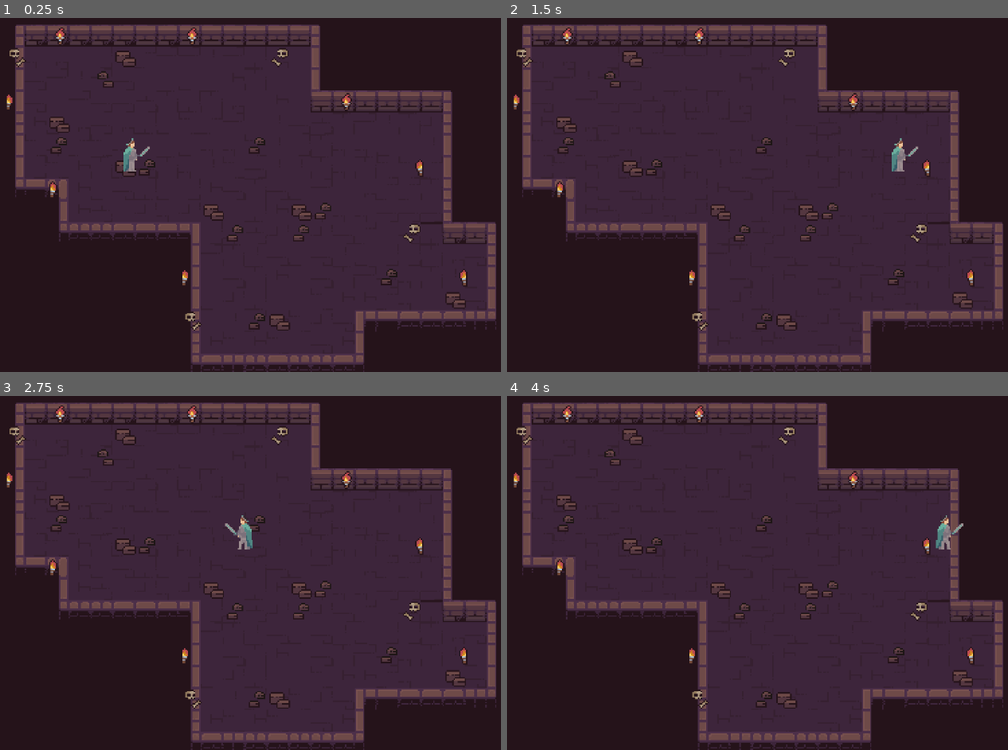
Above: before the commit, frames 1-4 (two rows, left to right).
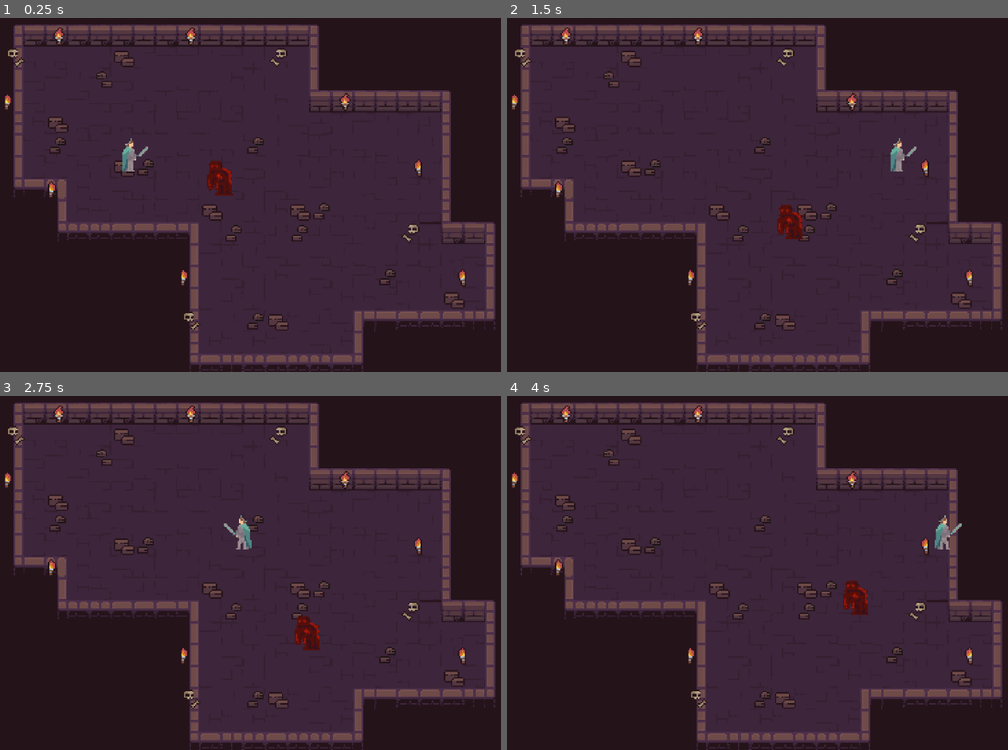
Above: after the commit, the same moments.

Repository: ArKade523/virtue-for-vice
Game: Godot game, scene res://Scenes/dungeon1.tscn
Two runs of this game, one before a commit and one after it. Both use one fixed random seed, a clock stepped at 60 frames per second and the inputs below.
Inputs:
- Up to frame 1 (0.25 s): no input
- Up to frame 2 (1.5 s): tap Enter (ui_accept) at 0.5, 0.77 s; hold D (right) from 0.53 s (still down)
- Up to frame 3 (2.75 s): tap Enter (ui_accept) at 1.52 s; release D (right) at 2.03 s; hold A (left) from 2.03 s (still down)
- Up to frame 4 (4 s): release A (left) at 2.78 s; hold D (right) from 2.78 s (still down); tap Enter (ui_accept) at 3.02, 3.77 s

The runs differ from the first frame. In frame 1, 4.0% of the frame differs, in the area x 0-100%, y 1-100%; in frame 2, 4.1%; in frame 3, 4.1%; in frame 4, 4.1%.

Commit message:
Finished fire golem script and animations

Diff:
--- a/Scenes/arrow.tscn
+++ /dev/null
@@ -1,18 +0,0 @@
-[gd_scene load_steps=4 format=3 uid="uid://bnfw2yk4kfb3t"]
-
-[ext_resource type="Texture2D" uid="uid://djtt6e8po80b0" path="res://Assets/inventory_assets/bow.png" id="1_2usmv"]
-[ext_resource type="Script" path="res://Scripts/arrow.gd" id="1_a2qg4"]
-
-[sub_resource type="RectangleShape2D" id="RectangleShape2D_2uo7t"]
-size = Vector2(12, 12)
-
-[node name="CharacterBody2D" type="CharacterBody2D"]
-script = ExtResource("1_a2qg4")
-
-[node name="RigidBody2D" type="RigidBody2D" parent="."]
-
-[node name="CollisionShape2D" type="CollisionShape2D" parent="RigidBody2D"]
-shape = SubResource("RectangleShape2D_2uo7t")
-
-[node name="Sprite2D" type="Sprite2D" parent="."]
-texture = ExtResource("1_2usmv")
--- a/Scenes/dungeon1.tscn
+++ b/Scenes/dungeon1.tscn
@@ -1,7 +1,8 @@
-[gd_scene load_steps=9 format=4 uid="uid://diqybokfyygg4"]
+[gd_scene load_steps=10 format=4 uid="uid://diqybokfyygg4"]
 
 [ext_resource type="Texture2D" uid="uid://br6knds1mr6pl" path="res://Assets/tilesets/Dungeon_Tileset.png" id="1_3sbh4"]
 [ext_resource type="PackedScene" uid="uid://bddmie48n1ur1" path="res://Scenes/player_teal.tscn" id="2_3ubug"]
+[ext_resource type="PackedScene" uid="uid://c7b2sooo2du5w" path="res://Scenes/fireGolem.tscn" id="3_u3hln"]
 
 [sub_resource type="TileSetAtlasSource" id="TileSetAtlasSource_ys2oc"]
 texture = ExtResource("1_3sbh4")
@@ -692,5 +693,8 @@
 motion_mode = 0
 
 [node name="Camera2D" type="Camera2D" parent="."]
-position = Vector2(-39, -53)
+position = Vector2(-38, -53)
 zoom = Vector2(2.49, 2.49)
+
+[node name="FireGolem" parent="." instance=ExtResource("3_u3hln")]
+position = Vector2(-58, -65)
--- /dev/null
+++ b/Scenes/fireBolt.tscn
@@ -0,0 +1,54 @@
+[gd_scene load_steps=8 format=3 uid="uid://bnfw2yk4kfb3t"]
+
+[ext_resource type="Script" path="res://Scripts/fireBolt.gd" id="1_jylvx"]
+[ext_resource type="Texture2D" uid="uid://dc0ifliebxfk3" path="res://Assets/LavaGolem.png" id="2_dt8jt"]
+
+[sub_resource type="AtlasTexture" id="AtlasTexture_uec10"]
+atlas = ExtResource("2_dt8jt")
+region = Rect2(672, 0, 32, 32)
+
+[sub_resource type="AtlasTexture" id="AtlasTexture_rp475"]
+atlas = ExtResource("2_dt8jt")
+region = Rect2(704, 0, 32, 32)
+
+[sub_resource type="SpriteFrames" id="SpriteFrames_adyd1"]
+animations = [{
+"frames": [{
+"duration": 1.0,
+"texture": SubResource("AtlasTexture_uec10")
+}, {
+"duration": 1.0,
+"texture": SubResource("AtlasTexture_rp475")
+}],
+"loop": true,
+"name": &"Right",
+"speed": 5.0
+}]
+
+[sub_resource type="RectangleShape2D" id="RectangleShape2D_eqpje"]
+size = Vector2(22, 7)
+
+[sub_resource type="RectangleShape2D" id="RectangleShape2D_cwqmn"]
+size = Vector2(26, 12)
+
+[node name="fireBolt" type="CharacterBody2D"]
+collision_mask = 2
+script = ExtResource("1_jylvx")
+
+[node name="AnimatedSprite2D" type="AnimatedSprite2D" parent="."]
+sprite_frames = SubResource("SpriteFrames_adyd1")
+animation = &"Right"
+frame_progress = 0.576441
+
+[node name="CollisionShape2D" type="CollisionShape2D" parent="."]
+position = Vector2(-2, -0.5)
+shape = SubResource("RectangleShape2D_eqpje")
+
+[node name="Area2D" type="Area2D" parent="."]
+collision_mask = 2
+
+[node name="CollisionShape2D" type="CollisionShape2D" parent="Area2D"]
+position = Vector2(-2, -1)
+shape = SubResource("RectangleShape2D_cwqmn")
+
+[connection signal="body_entered" from="Area2D" to="." method="_on_area_2d_body_entered"]
--- /dev/null
+++ b/Scenes/fireGolem.tscn
@@ -0,0 +1,294 @@
+[gd_scene load_steps=32 format=3 uid="uid://c7b2sooo2du5w"]
+
+[ext_resource type="Script" path="res://Scripts/fireGolem.gd" id="1_b8hbb"]
+[ext_resource type="Texture2D" uid="uid://dc0ifliebxfk3" path="res://Assets/LavaGolem.png" id="2_0e1n4"]
+
+[sub_resource type="AtlasTexture" id="AtlasTexture_hphmy"]
+atlas = ExtResource("2_0e1n4")
+region = Rect2(384, 0, 32, 32)
+
+[sub_resource type="AtlasTexture" id="AtlasTexture_41rac"]
+atlas = ExtResource("2_0e1n4")
+region = Rect2(480, 0, 32, 32)
+
+[sub_resource type="AtlasTexture" id="AtlasTexture_hrnwc"]
+atlas = ExtResource("2_0e1n4")
+region = Rect2(512, 0, 32, 32)
+
+[sub_resource type="AtlasTexture" id="AtlasTexture_c1ugo"]
+atlas = ExtResource("2_0e1n4")
+region = Rect2(544, 0, 32, 32)
+
+[sub_resource type="AtlasTexture" id="AtlasTexture_df6en"]
+atlas = ExtResource("2_0e1n4")
+region = Rect2(0, 0, 32, 32)
+
+[sub_resource type="AtlasTexture" id="AtlasTexture_afw1n"]
+atlas = ExtResource("2_0e1n4")
+region = Rect2(32, 0, 32, 32)
+
+[sub_resource type="AtlasTexture" id="AtlasTexture_206uf"]
+atlas = ExtResource("2_0e1n4")
+region = Rect2(64, 0, 32, 32)
+
+[sub_resource type="AtlasTexture" id="AtlasTexture_5lg7l"]
+atlas = ExtResource("2_0e1n4")
+region = Rect2(96, 0, 32, 32)
+
+[sub_resource type="AtlasTexture" id="AtlasTexture_p6g12"]
+atlas = ExtResource("2_0e1n4")
+region = Rect2(128, 0, 32, 32)
+
+[sub_resource type="AtlasTexture" id="AtlasTexture_kwmas"]
+atlas = ExtResource("2_0e1n4")
+region = Rect2(192, 0, 32, 32)
+
+[sub_resource type="AtlasTexture" id="AtlasTexture_cyla0"]
+atlas = ExtResource("2_0e1n4")
+region = Rect2(256, 0, 32, 32)
+
+[sub_resource type="AtlasTexture" id="AtlasTexture_3bdcs"]
+atlas = ExtResource("2_0e1n4")
+region = Rect2(288, 0, 32, 32)
+
+[sub_resource type="AtlasTexture" id="AtlasTexture_34fuq"]
+atlas = ExtResource("2_0e1n4")
+region = Rect2(320, 0, 32, 32)
+
+[sub_resource type="AtlasTexture" id="AtlasTexture_2klvi"]
+atlas = ExtResource("2_0e1n4")
+region = Rect2(352, 0, 32, 32)
+
+[sub_resource type="AtlasTexture" id="AtlasTexture_bbbfq"]
+atlas = ExtResource("2_0e1n4")
+region = Rect2(576, 0, 32, 32)
+
+[sub_resource type="AtlasTexture" id="AtlasTexture_07jvp"]
+atlas = ExtResource("2_0e1n4")
+region = Rect2(384, 0, 32, 32)
+
+[sub_resource type="AtlasTexture" id="AtlasTexture_qqigp"]
+atlas = ExtResource("2_0e1n4")
+region = Rect2(416, 0, 32, 32)
+
+[sub_resource type="AtlasTexture" id="AtlasTexture_jajb7"]
+atlas = ExtResource("2_0e1n4")
+region = Rect2(480, 0, 32, 32)
+
+[sub_resource type="AtlasTexture" id="AtlasTexture_260wo"]
+atlas = ExtResource("2_0e1n4")
+region = Rect2(448, 0, 32, 32)
+
+[sub_resource type="AtlasTexture" id="AtlasTexture_jv3h8"]
+atlas = ExtResource("2_0e1n4")
+region = Rect2(0, 0, 32, 32)
+
+[sub_resource type="AtlasTexture" id="AtlasTexture_xqkn8"]
+atlas = ExtResource("2_0e1n4")
+region = Rect2(160, 0, 32, 32)
+
+[sub_resource type="AtlasTexture" id="AtlasTexture_mpvqh"]
+atlas = ExtResource("2_0e1n4")
+region = Rect2(192, 0, 32, 32)
+
+[sub_resource type="AtlasTexture" id="AtlasTexture_v54tg"]
+atlas = ExtResource("2_0e1n4")
+region = Rect2(224, 0, 32, 32)
+
+[sub_resource type="AtlasTexture" id="AtlasTexture_nfgyt"]
+atlas = ExtResource("2_0e1n4")
+region = Rect2(576, 0, 32, 32)
+
+[sub_resource type="AtlasTexture" id="AtlasTexture_8m8qk"]
+atlas = ExtResource("2_0e1n4")
+region = Rect2(608, 0, 32, 32)
+
+[sub_resource type="AtlasTexture" id="AtlasTexture_3i6i7"]
+atlas = ExtResource("2_0e1n4")
+region = Rect2(640, 0, 32, 32)
+
+[sub_resource type="SpriteFrames" id="SpriteFrames_mavh5"]
+animations = [{
+"frames": [{
+"duration": 1.0,
+"texture": SubResource("AtlasTexture_hphmy")
+}, {
+"duration": 1.0,
+"texture": SubResource("AtlasTexture_41rac")
+}, {
+"duration": 1.0,
+"texture": SubResource("AtlasTexture_hrnwc")
+}, {
+"duration": 1.0,
+"texture": SubResource("AtlasTexture_c1ugo")
+}, {
+"duration": 1.0,
+"texture": SubResource("AtlasTexture_hrnwc")
+}, {
+"duration": 1.0,
+"texture": SubResource("AtlasTexture_41rac")
+}, {
+"duration": 1.0,
+"texture": SubResource("AtlasTexture_hphmy")
+}],
+"loop": true,
+"name": &"Attack Down",
+"speed": 5.0
+}, {
+"frames": [{
+"duration": 1.0,
+"texture": SubResource("AtlasTexture_df6en")
+}, {
+"duration": 1.0,
+"texture": SubResource("AtlasTexture_afw1n")
+}, {
+"duration": 1.0,
+"texture": SubResource("AtlasTexture_206uf")
+}, {
+"duration": 1.0,
+"texture": SubResource("AtlasTexture_5lg7l")
+}, {
+"duration": 1.0,
+"texture": SubResource("AtlasTexture_p6g12")
+}],
+"loop": true,
+"name": &"Attack Left",
+"speed": 5.0
+}, {
+"frames": [{
+"duration": 1.0,
+"texture": SubResource("AtlasTexture_kwmas")
+}, {
+"duration": 1.0,
+"texture": SubResource("AtlasTexture_cyla0")
+}, {
+"duration": 1.0,
+"texture": SubResource("AtlasTexture_3bdcs")
+}, {
+"duration": 1.0,
+"texture": SubResource("AtlasTexture_34fuq")
+}, {
+"duration": 1.0,
+"texture": SubResource("AtlasTexture_2klvi")
+}, {
+"duration": 1.0,
+"texture": SubResource("AtlasTexture_kwmas")
+}],
+"loop": true,
+"name": &"Attack Right",
+"speed": 5.0
+}, {
+"frames": [{
+"duration": 1.0,
+"texture": SubResource("AtlasTexture_bbbfq")
+}, {
+"duration": 1.0,
+"texture": SubResource("AtlasTexture_bbbfq")
+}, {
+"duration": 1.0,
+"texture": SubResource("AtlasTexture_bbbfq")
+}, {
+"duration": 1.0,
+"texture": SubResource("AtlasTexture_bbbfq")
+}, {
+"duration": 1.0,
+"texture": SubResource("AtlasTexture_bbbfq")
+}, {
+"duration": 1.0,
+"texture": SubResource("AtlasTexture_bbbfq")
+}, {
+"duration": 1.0,
+"texture": SubResource("AtlasTexture_bbbfq")
+}],
+"loop": true,
+"name": &"Attack Up",
+"speed": 5.0
+}, {
+"frames": [{
+"duration": 1.0,
+"texture": SubResource("AtlasTexture_07jvp")
+}, {
+"duration": 1.0,
+"texture": SubResource("AtlasTexture_qqigp")
+}, {
+"duration": 1.0,
+"texture": SubResource("AtlasTexture_jajb7")
+}, {
+"duration": 1.0,
+"texture": SubResource("AtlasTexture_260wo")
+}],
+"loop": true,
+"name": &"Walk Down",
+"speed": 2.0
+}, {
+"frames": [{
+"duration": 1.0,
+"texture": SubResource("AtlasTexture_jv3h8")
+}, {
+"duration": 1.0,
+"texture": SubResource("AtlasTexture_xqkn8")
+}],
+"loop": true,
+"name": &"Walk Left",
+"speed": 2.0
+}, {
+"frames": [{
+"duration": 1.0,
+"texture": SubResource("AtlasTexture_mpvqh")
+}, {
+"duration": 1.0,
+"texture": SubResource("AtlasTexture_v54tg")
+}],
+"loop": true,
+"name": &"Walk Right",
+"speed": 2.0
+}, {
+"frames": [{
+"duration": 1.0,
+"texture": SubResource("AtlasTexture_nfgyt")
+}, {
+"duration": 1.0,
+"texture": SubResource("AtlasTexture_8m8qk")
+}, {
+"duration": 1.0,
+"texture": SubResource("AtlasTexture_nfgyt")
+}, {
+"duration": 1.0,
+"texture": SubResource("AtlasTexture_3i6i7")
+}],
+"loop": true,
+"name": &"Walk Up",
+"speed": 2.0
+}]
+
+[sub_resource type="CircleShape2D" id="CircleShape2D_qwopl"]
+radius = 593.77
+
+[sub_resource type="CircleShape2D" id="CircleShape2D_ok75h"]
+
+[node name="FireGolem" type="CharacterBody2D"]
+script = ExtResource("1_b8hbb")
+
+[node name="AnimatedSprite2D" type="AnimatedSprite2D" parent="."]
+sprite_frames = SubResource("SpriteFrames_mavh5")
+animation = &"Walk Left"
+frame_progress = 0.120168
+
+[node name="CollisionShape2D" type="CollisionShape2D" parent="."]
+
+[node name="locator" type="ShapeCast2D" parent="."]
+visible = false
+shape = SubResource("CircleShape2D_qwopl")
+target_position = Vector2(0, 0)
+collision_mask = 2
+
+[node name="range" type="ShapeCast2D" parent="."]
+visible = false
+shape = SubResource("CircleShape2D_ok75h")
+collision_mask = 2
+
+[node name="Timer" type="Timer" parent="."]
+wait_time = 2.0
+autostart = true
+
+[connection signal="timeout" from="Timer" to="." method="_on_timer_timeout"]
--- a/Scenes/skelly.tscn
+++ /dev/null
@@ -1,36 +0,0 @@
-[gd_scene load_steps=6 format=3 uid="uid://g0oueecqu57b"]
-
-[ext_resource type="Script" path="res://Scripts/skelly.gd" id="1_hpbit"]
-[ext_resource type="Texture2D" uid="uid://cl84llsmu3ukj" path="res://Assets/pixil-frame-0.png" id="2_6b4pa"]
-[gd_scene load_steps=5 format=3 uid="uid://g0oueecqu57b"]
-
-[ext_resource type="Script" path="res://Scripts/skelly.gd" id="1_hpbit"]
-
-[sub_resource type="CircleShape2D" id="CircleShape2D_8y771"]
-radius = 600.0
-
-[sub_resource type="RectangleShape2D" id="RectangleShape2D_fn22y"]
-
-[sub_resource type="CircleShape2D" id="CircleShape2D_f7li3"]
-
-[node name="Skeleton" type="CharacterBody2D"]
-[node name="CharacterBody2D" type="CharacterBody2D"]
-script = ExtResource("1_hpbit")
-
-[node name="Locator" type="ShapeCast2D" parent="."]
-shape = SubResource("CircleShape2D_8y771")
-target_position = Vector2(0, 0)
-collision_mask = 2
-
-[node name="Sprite2D" type="Sprite2D" parent="."]
-position = Vector2(12, 9)
-texture = ExtResource("2_6b4pa")
-
-[node name="CollisionShape2D" type="CollisionShape2D" parent="."]
-shape = SubResource("RectangleShape2D_fn22y")
-
-[node name="Timer" type="Timer" parent="."]
-
-[node name="range" type="ShapeCast2D" parent="."]
-shape = SubResource("CircleShape2D_f7li3")
-collision_mask = 2
--- a/Scripts/arrow.gd
+++ /dev/null
@@ -1,12 +0,0 @@
-extends CharacterBody2D
-
-const SPEED = 200
-
-func _process(delta: float) -> void:
-	velocity.x = SPEED
-	move_and_slide()
-
-
-func _on_rigid_body_2d_body_entered(body: Node) -> void:
-	# Deal damage to thing if player
-	queue_free()
--- /dev/null
+++ b/Scripts/fireBolt.gd
@@ -0,0 +1,20 @@
+extends CharacterBody2D
+
+const DAMAGE = 302938
+const SPEED = 300  # Adjust as needed
+var direction = Vector2.ZERO  # This will be set when fired
+
+func _process(delta: float) -> void:
+	if direction != Vector2.ZERO:
+		velocity = direction * SPEED  # Move in the given direction
+		move_and_slide()
+
+func initialize_fireBolt(dir: Vector2) -> void:
+	direction = dir.normalized()  # Ensure it's a unit vector
+
+
+
+func _on_area_2d_body_entered(body: Node2D) -> void:
+	#body.health -= DAMAGE # Replace with function body.
+	print("REECE GOT EM")
+	queue_free()
--- a/Scripts/skelly.gd
+++ b/Scripts/fireGolem.gd
@@ -1,17 +1,17 @@
 extends CharacterBody2D
 
 
-const MOVEMENT_SPEED = 150
+const MOVEMENT_SPEED = 100
 
 @onready var timer = $Timer
-@onready var locator = $Locator
+@onready var locator = $locator
 @onready var range = $range
-@onready var arrow = "res://Scenes/arrow.tscn"
+@onready var fireBolt = preload("res://Scenes/fireBolt.tscn")
 
-@onready var arrow = "res://Scenes/arrow.tscn"
 
 var x_mov = 0
 var y_mov = 0
+
 
 func _process(delta):
 	velocity.x = x_mov
@@ -20,17 +20,6 @@
 	if not result.is_empty():
 		update_direction(Vector2(result[0].point.x - position.x, result[0].point.y - position.y))
 	move_and_slide()
-
-func update_direction(direction: Vector2):
-		update_direction(Vector2(result[0].point.x - position.x ,result[0].point.y - position.y))
-		print("collided with: " + str(result[0].point.y))
-		print("collided with: " + str(result[0].point.x))
-	move_and_slide()
-
-
-func _on_timer_timeout():
-	if not range.is_colliding():
-		update_direction(Vector2(randi_range(-100, 100), randi_range(-100, 100)))
 
 func update_direction(direction):
 	var angle = direction.normalized()
@@ -49,16 +38,19 @@
 	range.target_position.y = angle.y * 50
 
 func _on_timer_timeout():
+	print("YOU WORKING?")
 	projectile()
+
 
 func projectile():
 	var result: Array = locator.collision_result
 	if not result.is_empty():
-		var bullet = arrow.instantiate()
-		bullet.rotation = Vector2(result[0].point.x - position.x, result[0].point.y - position.y).angle()
-			x_mov = angle.x * MOVEMENT_SPEED
-			y_mov = angle.y * MOVEMENT_SPEED
-	x_mov = angle.x * MOVEMENT_SPEED
-	y_mov = angle.y * MOVEMENT_SPEED
-	view.target_position.x = angle.x * 150
-	view.target_position.y = angle.y * 150
+		var bullet = fireBolt.instantiate()
+		bullet.position = position  # Spawn at character's position
+		var direction = (result[0].point - position).normalized()  # Get direction
+		bullet.rotation = direction.angle()  # Rotate the bullet properly
+		bullet.initialize_fireBolt(direction)  # Ensure it moves in the right direction
+
+
+
+		get_parent().add_child(bullet)  # Add to the scene
Not shown, added: Assets/DarkBluePrince-Sheet.png.import
Not shown, added: Assets/GremlinDude.png.import
Not shown, added: Assets/LavaGolem.png.import
Not shown, added: Assets/SkullSludge.png.import
